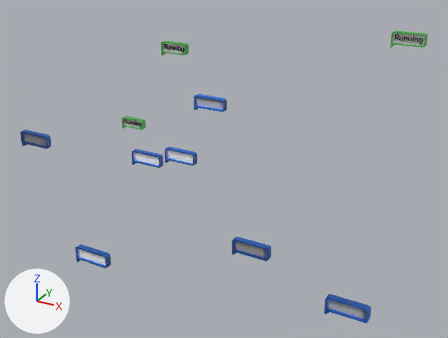
What one commit did to the glTF model src/assets/glb/laboratory/pop_up_development.glb.
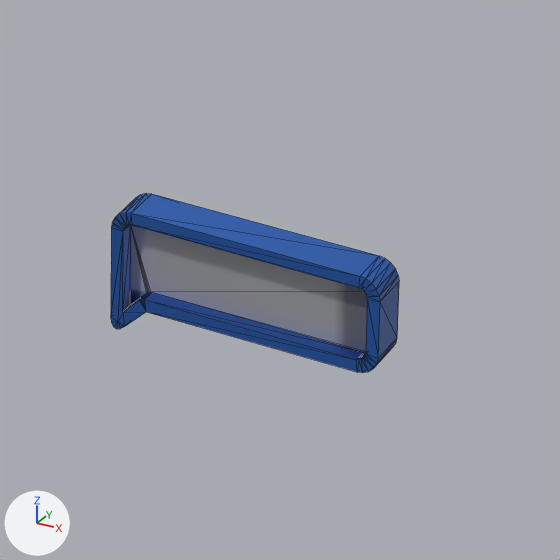
The first picture shows the older version from a 50 mm camera at (43.8, -30.7, 29.0) aimed at (20.7, 11.1, 8.0). The close-ups show both versions on the part from 48% to 65% of the width and 62% to 85% of the height of that picture; other places that the commit changed are outside them. Lighting does not change. The marker at lower left points along +X, +Y and +Z. The close-ups show mesh edges as thin lines. Where no turn or scale is listed for an object, it has been applied to the vertices. Vertices at the same position are counted once.

Objects in the first close-up: 'pop_up_share_knowledge'.
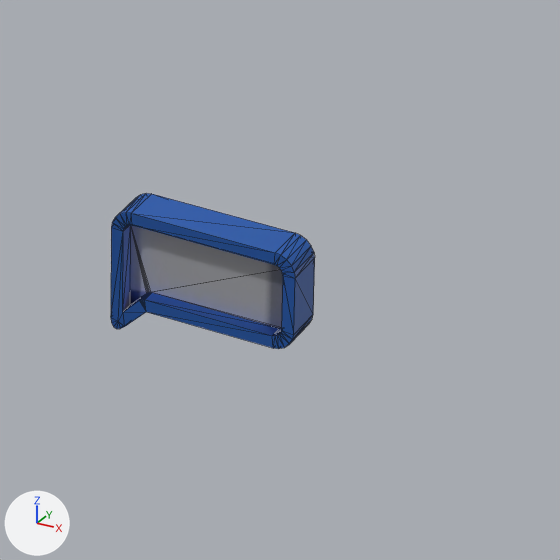
What differs and where, as boxes (x1, y1, x2, y2) in the close-ups (560 x 560 px; the box of a moved part takes in the faces that stretch with it):
'pop_up_share_knowledge', reshaped (29% narrower, 13% shorter)
    before: (111, 193, 399, 373)
    after: (111, 193, 315, 349)
part 1 of me_pop_up_share_knowledge, moved or reshaped
    before: (138, 198, 399, 373)
    after: (138, 198, 315, 349)

The change in detail:
me_pop_up_share_knowledge has 152 vertices, 300 faces and spans x -1.49..1.74, y -0.24..0.24, z -0.92..0.59.
me_pop_up_share_knowledge is used by ob_pop_up_share_knowledge; location (25.05, 7.6, 3.44).
me_pop_up_share_knowledge part 1: all 72 vertices in x 1.49..1.74, y -0.24..0.24, z -0.59..0.59 are moved by (-1.0, 0.0, 0.0).
